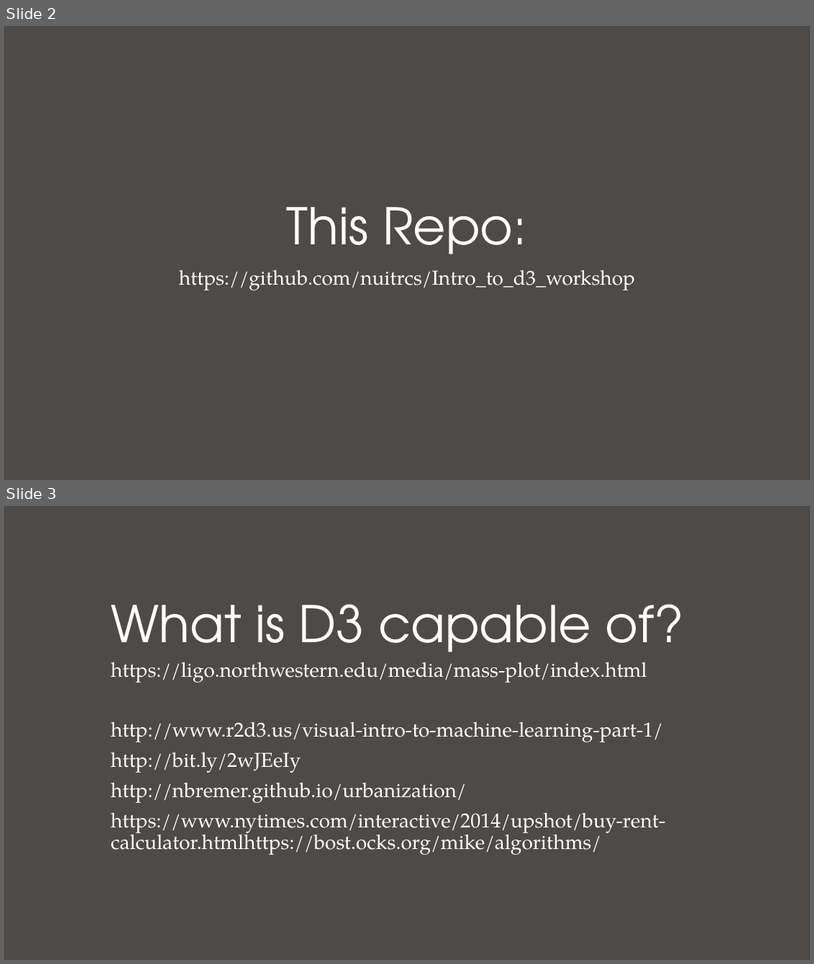
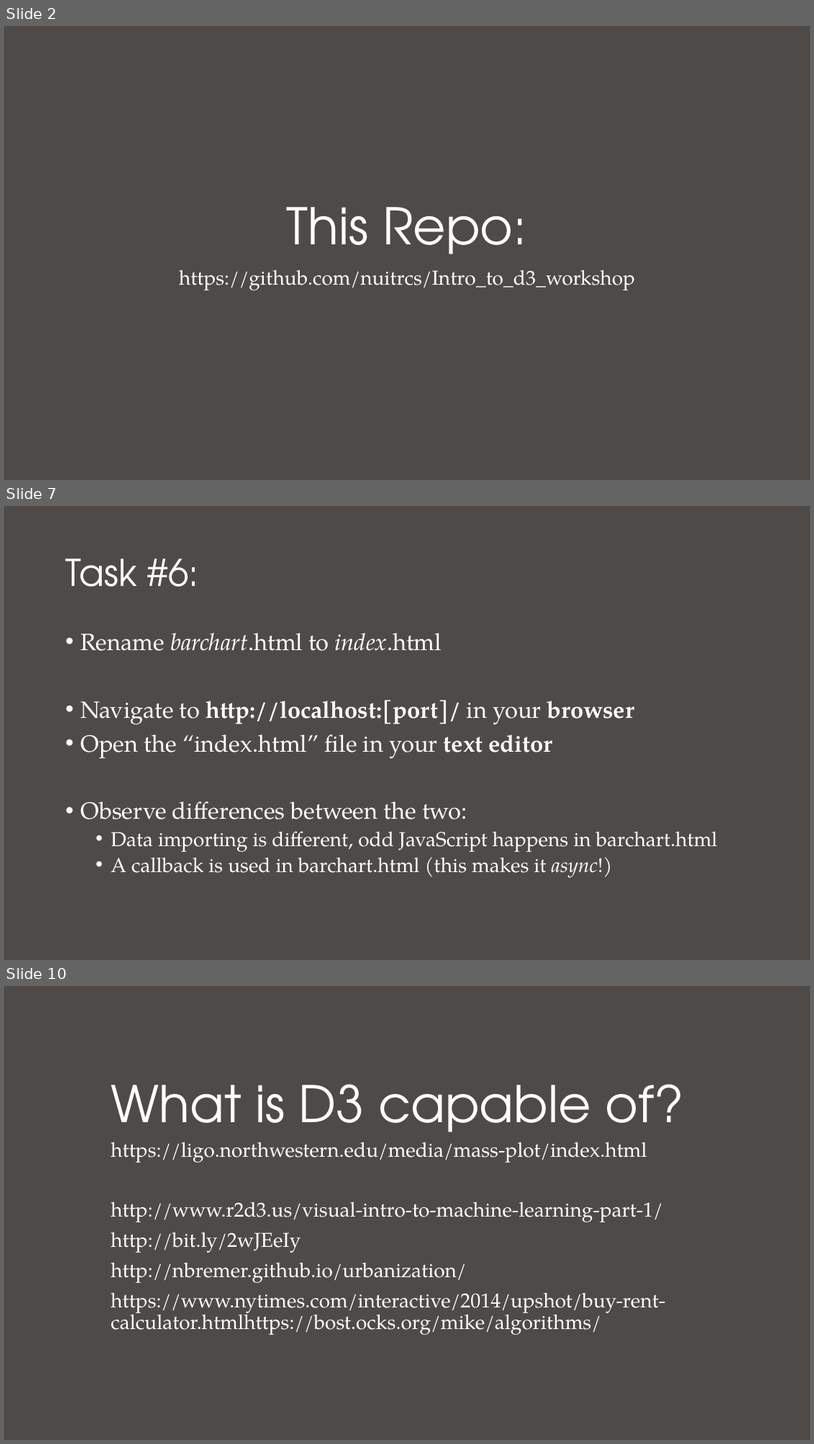
Before and after one commit to nuitrcs/Intro_to_d3_workshop, a slide deck: Introduction to D3.pptx. Shown one above the other, each under a label of ours: slides 2 and 3 before the commit, slides 2, 7 and 10 after it; the slides between them are not shown. The pictures are 814x964 and 814x1444 pixels, drawn with LibreOffice and Linux fonts; fonts in the diff are those of the drawing. Boxes give left, top, right and bottom in pixels: in the first picture for what was removed or moved away, otherwise in the second. Text is boxed around its words. In the diff, an @@ line names an element or a change of style, - is before the commit and + after.

```diff
--- a/Introduction to D3.pptx
+++ b/Introduction to D3.pptx
@@ slide 7 added at (4, 506, 810, 960), background #4E4A47 @@
@@ title added at (65, 559, 199, 587), 44 pt, text #FFFFFF @@
+Task #6:
@@ text added at (80, 633, 718, 878), 28 pt, text #FFFFFF @@
+• Rename barchart.html to index.html
+• Navigate to http://localhost:[port]/ in your browser
+• Open the “index.html” file in your text editor
+• Observe differences between the two:
+  • Data importing is different, odd JavaScript happens in barchart.html
+  • A callback is used in barchart.html (this makes it async!)
@@ what was slide 3 is now slide 10 @@
```
Also in this commit, not shown: 8 slides changed, 5 other slides added, 3 other files.
